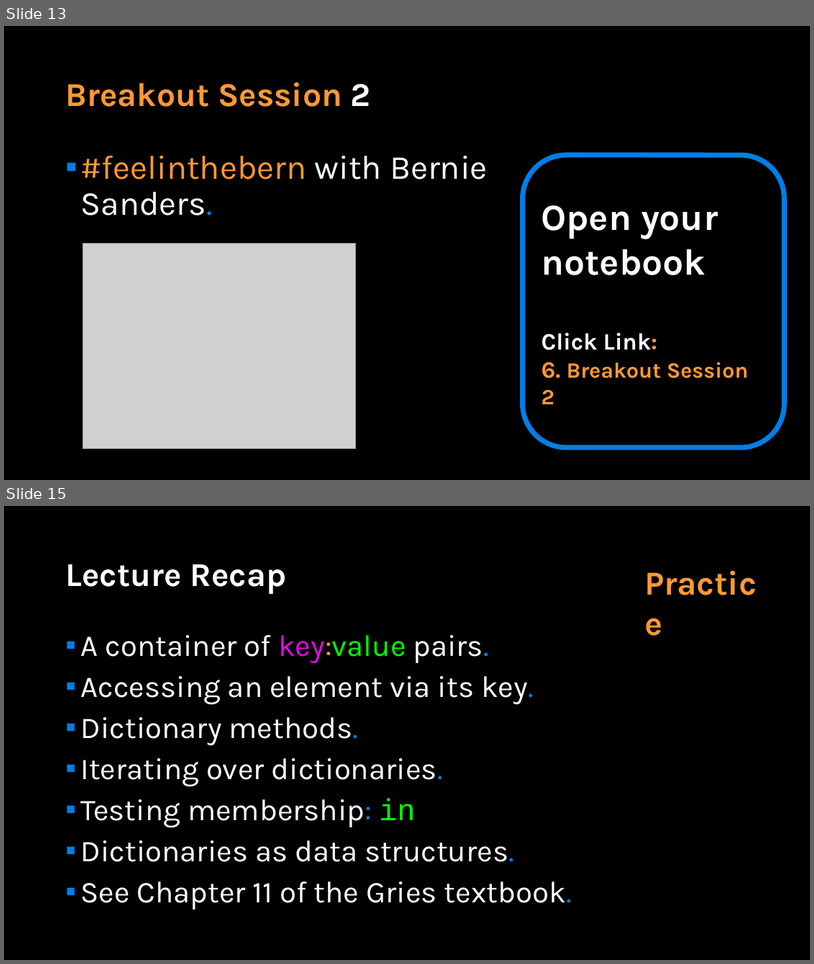
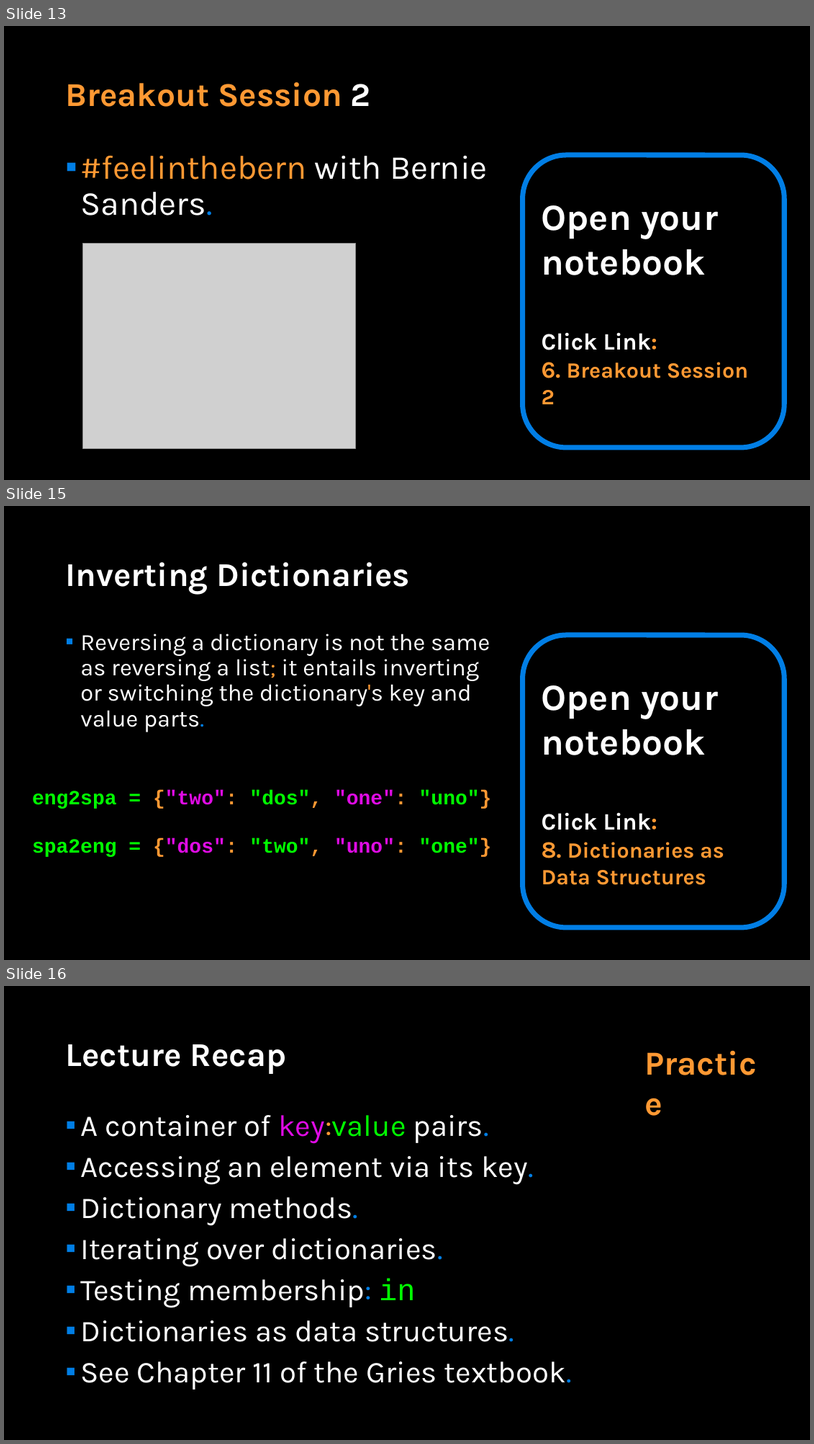
Before and after one commit to APS106/APS106-winter-2023-kinsella-goodfellow, a slide deck: lectures/week8/lecture2/slides/week8_lecture2.pptx. Shown one above the other, each under a label of ours: slides 13 and 15 before the commit, slides 13, 15 and 16 after it; the slides between them are not shown. The pictures are 814x964 and 814x1444 pixels, drawn with LibreOffice and Linux fonts; fonts in the diff are those of the drawing; grey boxes stand for pictures; background and template pictures are left out. Boxes give left, top, right and bottom in pixels: in the first picture for what was removed or moved away, otherwise in the second. Text is boxed around its words. In the diff, an @@ line names an element or a change of style, - is before the commit and + after.

```diff
--- a/lectures/week8/lecture2/slides/week8_lecture2.pptx
+++ b/lectures/week8/lecture2/slides/week8_lecture2.pptx
@@ slide 15 added at box(4, 506, 810, 960), background picture (left out) @@
@@ title added at box(65, 562, 411, 594), 39.6 pt, text #FFFFFF, bold @@
+Inverting Dictionaries
@@ text added at box(80, 633, 490, 732), 28 pt, text #FFFFFF @@
+▪ Reversing a dictionary is not the same as reversing a list; it entails inverting or switching the dictionary's key and value parts.
@@ rounded rectangle added at box(523, 635, 785, 927), outline #017EE5 6 pt, 26 pt, text #FF9933, bold @@
+Open your notebook
+Click Link:
+8. Dictionaries as Data Structures
@@ text added at box(32, 790, 492, 857), 24 pt, text #00FF00, bold @@
+eng2spa = {"two": "dos", "one": "uno"}
+spa2eng = {"dos": "two", "uno": "one"}
@@ what was slide 15 is now slide 16 @@
```
Also in this commit, not shown: 3 slides changed, 6 other files.
